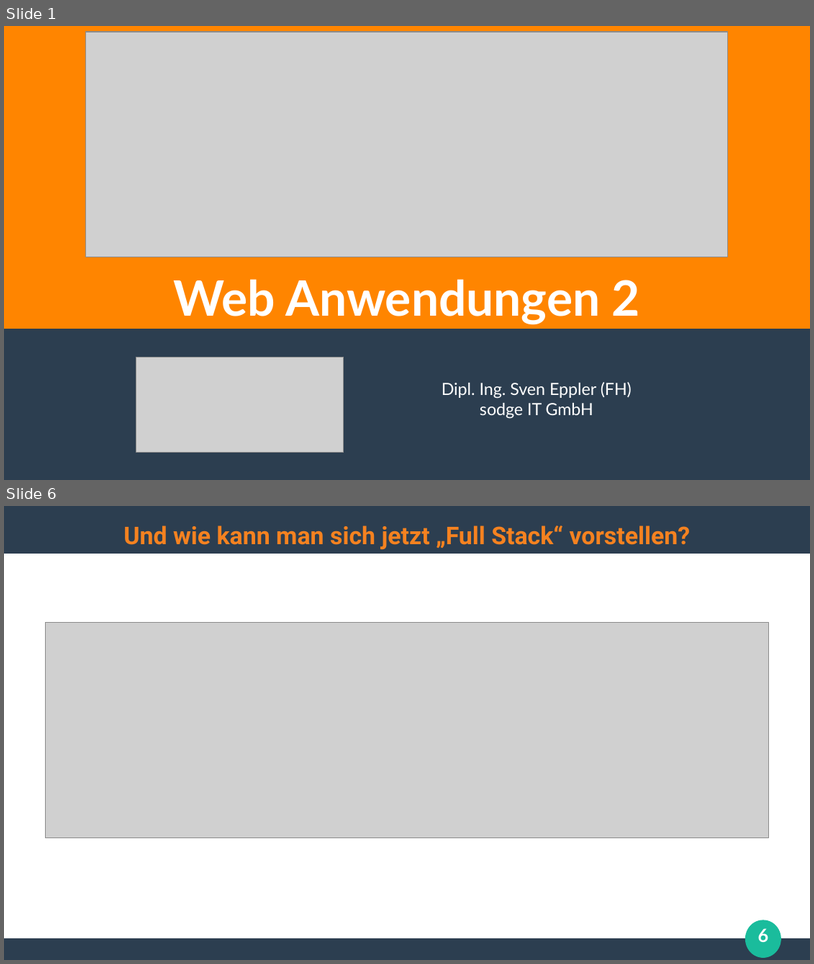
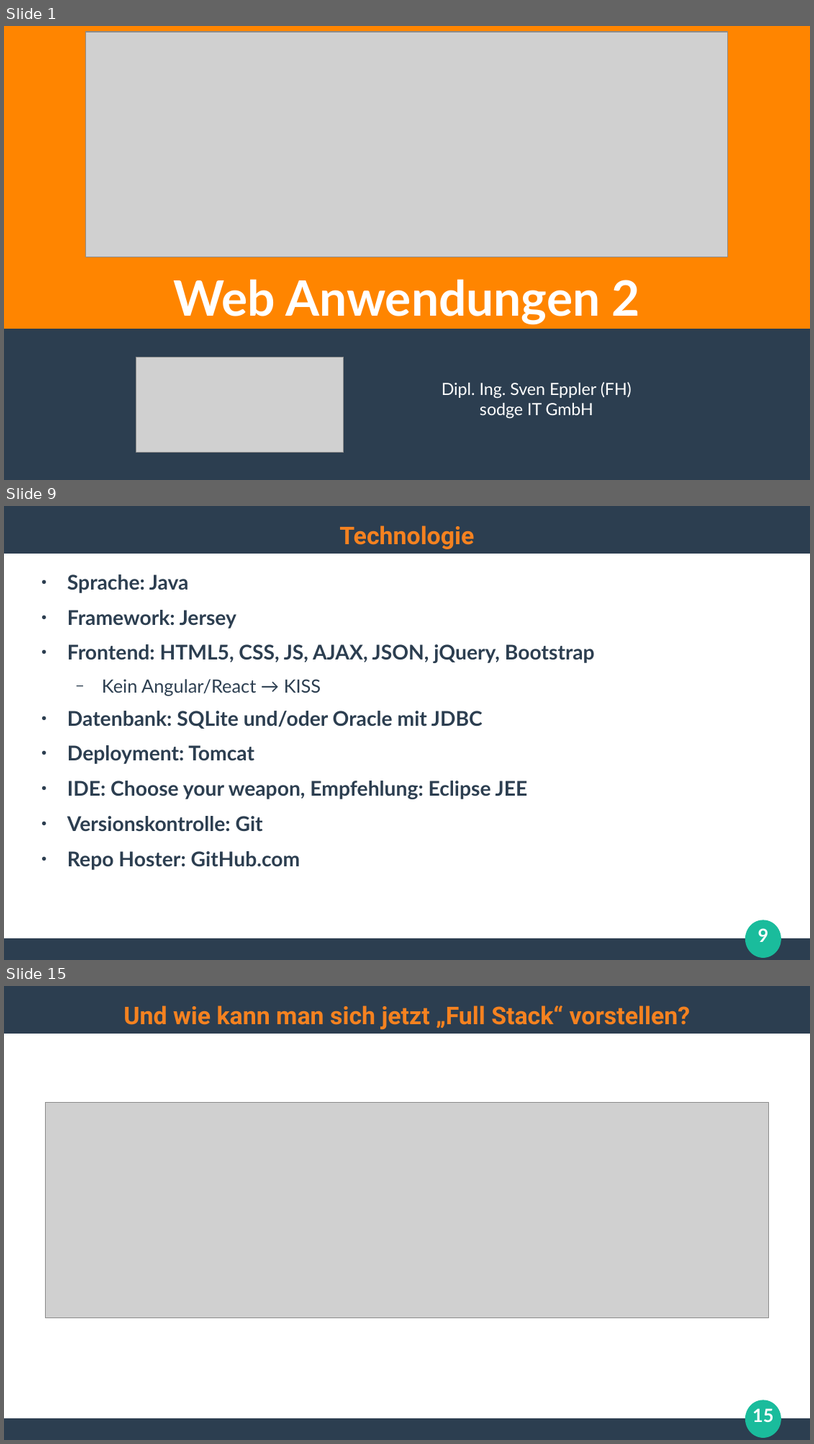
Before and after one commit to ghandmann/HS-AlbSig-WebAnwendungen2, a slide deck: Kapitel/00_Begruessung.odp. Shown one above the other, each under a label of ours: slides 1 and 6 before the commit, slides 1, 9 and 15 after it; the slides between them are not shown. The pictures are 814x964 and 814x1444 pixels, drawn with LibreOffice and Linux fonts; fonts in the diff are those of the drawing; grey boxes stand for pictures. Boxes give left, top, right and bottom in pixels: in the first picture for what was removed or moved away, otherwise in the second. Text is boxed around its words. In the diff, an @@ line names an element or a change of style, - is before the commit and + after.

```diff
--- a/Kapitel/00_Begruessung.odp
+++ b/Kapitel/00_Begruessung.odp
@@ slide 9 added at (x1=4, y1=506, x2=810, y2=960), background #FFFFFF; not listed: 3 template elements that a slide beside it also shows @@
@@ title added at (x1=340, y1=525, x2=474, y2=549), 24 pt, text #F58220, bold @@
+Technologie
@@ text added at (x1=67, y1=574, x2=595, y2=870), 20 pt, text #2C3E50, bold @@
+● Sprache: Java
+● Framework: Jersey
+● Frontend: HTML5, CSS, JS, AJAX, JSON, jQuery, Bootstrap
+  − Kein Angular/React → KISS
+● Datenbank: SQLite und/oder Oracle mit JDBC
+● Deployment: Tomcat
+● IDE: Choose your weapon, Empfehlung: Eclipse JEE
+● Versionskontrolle: Git
+● Repo Hoster: GitHub.com
@@ page number added at (x1=759, y1=928, x2=769, y2=942), 18 pt, text #FFFFFF, bold @@
+9
@@ what was slide 6 is now slide 15 @@
@@ page number at (x1=753, y1=1408, x2=774, y2=1422): text changed @@
-6
+15
```
Also in this commit, not shown: 5 slides changed, 7 other slides added, 2 slides removed.
